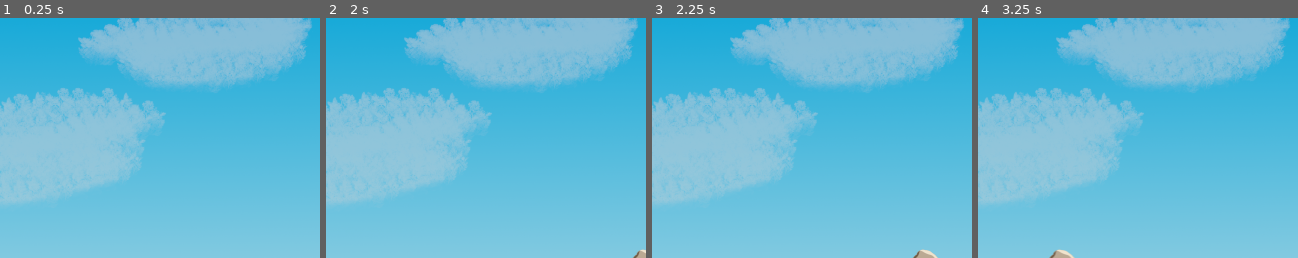
Above: before the commit, frames 1-4 (left to right).
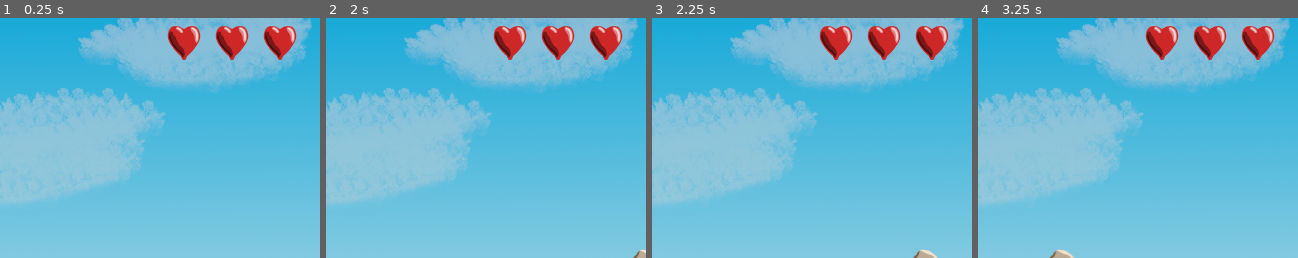
Above: after the commit, the same moments.

Repository: albesca/the-messenger-godot
Game: Godot game, scene res://Assets/Scenes/DemoLoop.tscn
Two runs of this game, one before a commit and one after it. Both use one fixed random seed, a clock stepped at 60 frames per second and the inputs below. This scene is started directly instead of the project's main scene.
Inputs (mouse positions are % of the whole screen's width and height, from its top left):
- Up to frame 1 (0.25 s): no input
- Up to frame 2 (2 s): move the mouse to (13, 9) at 0.52 s; click (13, 9) at 0.77 s; move the mouse to (30, 55) at 1.27 s; click (30, 55) at 1.52 s
- Up to frame 3 (2.25 s): move the mouse to (60, 28) at 2.02 s
- Up to frame 4 (3.25 s): move the mouse to (45, 70) at 2.77 s; click (45, 70) at 3.02 s
The pictures show only the part of the screen within x 50-100%, y 5-55%; the shares and areas given below are measured in that part.

The runs differ from the first frame. In frame 1, 3.1% of the frame differs, in the area x 52-93%, y 3-18%; in frame 2, 3.1%; in frame 3, 3.1%; in frame 4, 3.1%.

Commit message:
added current lives in the UI

Diff:
--- a/Assets/Scenes/Game.tscn
+++ b/Assets/Scenes/Game.tscn
@@ -1,13 +1,14 @@
-[gd_scene load_steps=10 format=2]
+[gd_scene load_steps=11 format=2]
 
 [ext_resource path="res://Assets/Scripts/Game.gd" type="Script" id=1]
 [ext_resource path="res://Assets/Scenes/Player.tscn" type="PackedScene" id=2]
 [ext_resource path="res://Assets/Images/sky.png" type="Texture" id=3]
 [ext_resource path="res://Assets/Scenes/Terrain.tscn" type="PackedScene" id=4]
 [ext_resource path="res://Assets/Scenes/Obstacle.tscn" type="PackedScene" id=5]
-[ext_resource path="res://Assets/Scenes/Distance.tscn" type="PackedScene" id=6]
+[ext_resource path="res://Assets/Scenes/UI/Distance.tscn" type="PackedScene" id=6]
 [ext_resource path="res://Assets/Fonts/DroidSerif.ttf" type="DynamicFontData" id=7]
 [ext_resource path="res://Assets/Scenes/GameOver.tscn" type="PackedScene" id=8]
+[ext_resource path="res://Assets/Scenes/UI/Health.tscn" type="PackedScene" id=9]
 
 [sub_resource type="DynamicFont" id=1]
 resource_local_to_scene = true
@@ -35,3 +36,6 @@
 margin_right = 145.0
 margin_bottom = 65.0
 custom_fonts/normal_font = SubResource( 1 )
+
+[node name="Health" parent="." instance=ExtResource( 9 )]
+position = Vector2( 480, 25 )
--- /dev/null
+++ b/Assets/Scenes/UI/Health.tscn
@@ -0,0 +1,18 @@
+[gd_scene load_steps=3 format=2]
+
+[ext_resource path="res://Assets/Scripts/Health.gd" type="Script" id=1]
+[ext_resource path="res://Assets/Scenes/UI/HealthHeart.tscn" type="PackedScene" id=2]
+
+[node name="Health" type="Node2D"]
+script = ExtResource( 1 )
+
+[node name="FirstHeart" parent="." instance=ExtResource( 2 )]
+health_threshold = 1
+
+[node name="SecondHeart" parent="." instance=ExtResource( 2 )]
+position = Vector2( 72, 24 )
+health_threshold = 2
+
+[node name="ThirdHeart" parent="." instance=ExtResource( 2 )]
+position = Vector2( 120, 24 )
+health_threshold = 3
--- /dev/null
+++ b/Assets/Scenes/UI/HealthHeart.tscn
@@ -0,0 +1,9 @@
+[gd_scene load_steps=3 format=2]
+
+[ext_resource path="res://Assets/Images/heart.png" type="Texture" id=1]
+[ext_resource path="res://Assets/Scripts/HealthHeart.gd" type="Script" id=2]
+
+[node name="Heart" type="Sprite"]
+position = Vector2( 24, 24 )
+texture = ExtResource( 1 )
+script = ExtResource( 2 )
--- a/Assets/Scripts/Game.gd
+++ b/Assets/Scripts/Game.gd
@@ -37,6 +37,7 @@
 	init_player()
 	init_terrain(TERRAIN_STARTING_POSITION)
 	init_obstacles(OBSTACLE_STARTING_POSITION)
+	update_health()
 
 
 # Called every frame. 'delta' is the elapsed time since the previous frame.
@@ -143,6 +144,7 @@
 
 func player_hit_obstacle():
 	lives -= 1
+	update_health()
 	if lives == 0:
 		process_game_over()
 	else:
@@ -151,8 +153,9 @@
 
 
 func update_distance(delta):
-	distance += get_speed(true) * delta
-	$Distance.update_label(distance)
+	if !player.game_over:
+		distance += get_speed(true) * delta
+		$Distance.update_label(distance)
 
 
 func get_speed_factor():
@@ -177,5 +180,9 @@
 	game_over.text = constants.GAME_OVER_MESSAGE % [distance, \
 			constants.DISPLAY_DISTANCE_UNIT_FULL]
 	add_child(game_over)
-	yield(get_tree().create_timer(5.0), "timeout")
+	yield(get_tree().create_timer(4.0), "timeout")
 	emit_signal("game_over")
+
+
+func update_health():
+	$Health.update_health(lives)
--- /dev/null
+++ b/Assets/Scripts/Health.gd
@@ -0,0 +1,7 @@
+extends Node2D
+
+
+func update_health(current_health):
+	$FirstHeart.update_health(current_health)
+	$SecondHeart.update_health(current_health)
+	$ThirdHeart.update_health(current_health)
--- /dev/null
+++ b/Assets/Scripts/HealthHeart.gd
@@ -0,0 +1,18 @@
+extends Sprite
+
+
+# Declare member variables here. Examples:
+# var a = 2
+# var b = "text"
+export var health_threshold = 0
+
+# Called when the node enters the scene tree for the first time.
+func _ready():
+	pass # Replace with function body.
+
+
+func update_health(current_health):
+	if current_health >= health_threshold:
+		visible = true
+	else:
+		visible = false
Binary file added: Assets/Images/heart.png
Not shown, added: Assets/Images/heart.png.import
Renamed: Assets/Scenes/Distance.tscn -> Assets/Scenes/UI/Distance.tscn
